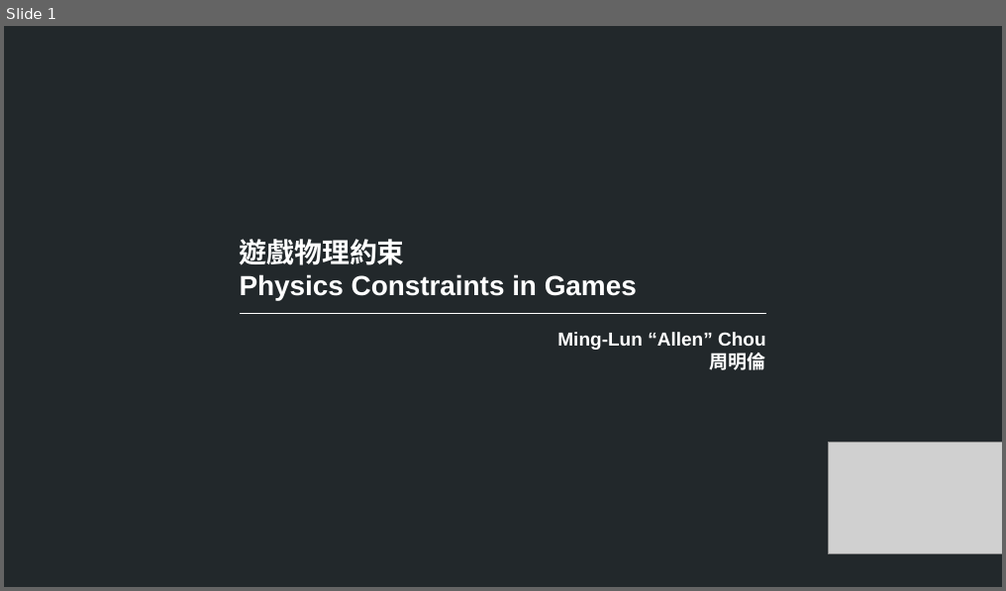
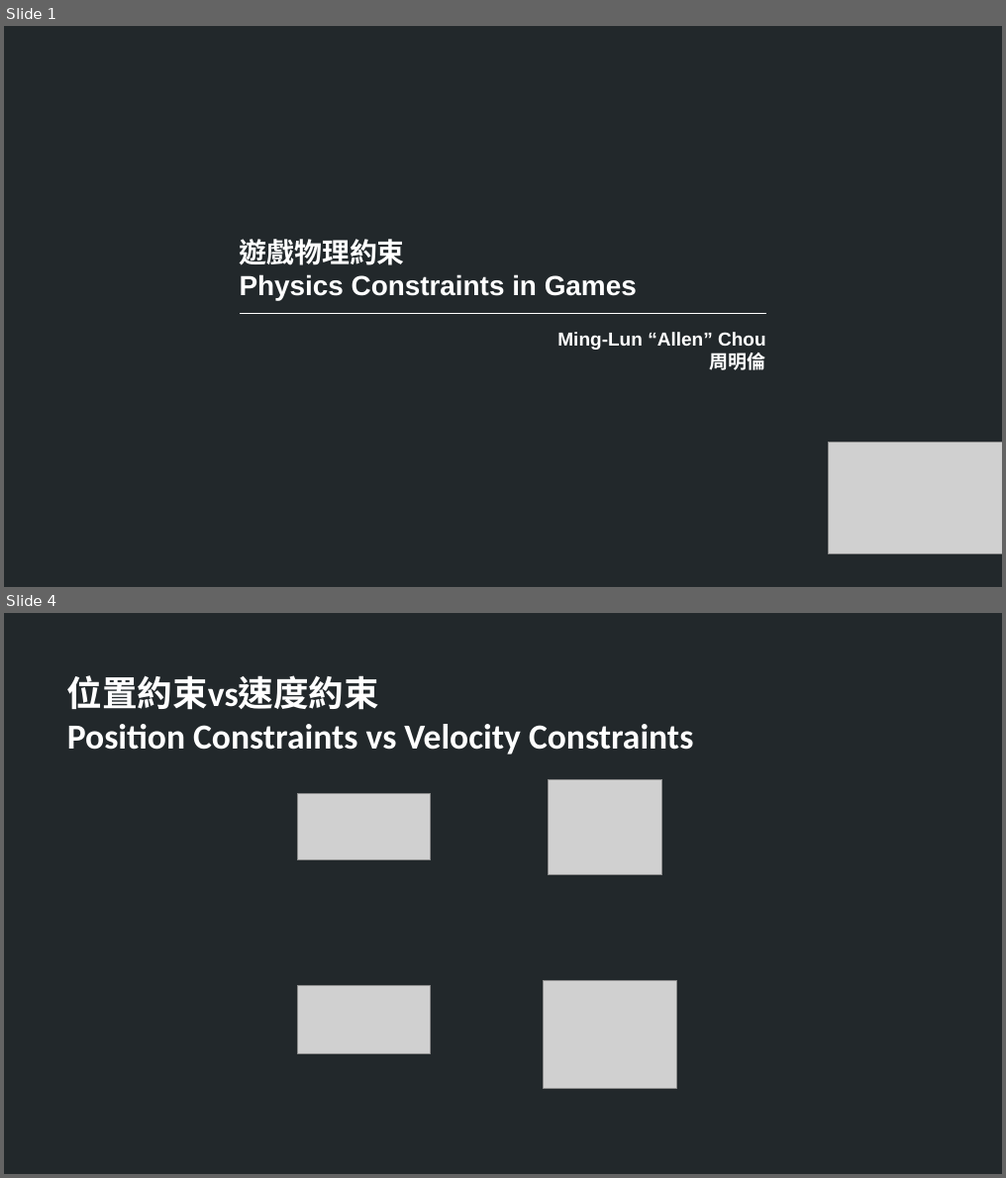
Before and after one commit to TheAllenChou/unity-physics-constraints, a slide deck: slides/physics constraints in games.odp. Shown one above the other, each under a label of ours: slide 1 before the commit, slides 1 and 4 after it; the slides between them are not shown. The pictures are 1006x591 and 1006x1178 pixels, drawn with LibreOffice and Linux fonts; fonts in the diff are those of the drawing; grey boxes stand for pictures. Boxes give left, top, right and bottom in pixels: in the first picture for what was removed or moved away, otherwise in the second. Text is boxed around its words. In the diff, an @@ line names an element or a change of style, - is before the commit and + after.

```diff
--- a/slides/physics constraints in games.odp
+++ b/slides/physics constraints in games.odp
@@ slide 4 added at box(4, 613, 1002, 1174), background #22282B @@
@@ text added at box(67, 675, 693, 755), 28 pt, text #FFFFFF, bold @@
+位置約束vs速度約束
+Position Constraints vs Velocity Constraints
@@ picture added at box(548, 779, 662, 874) @@
@@ picture added at box(297, 793, 431, 861) @@
@@ picture added at box(297, 986, 431, 1054) @@
@@ picture added at box(544, 980, 677, 1088) @@
```
Also in this commit, not shown: 9 other slides added, 1 slide removed.
